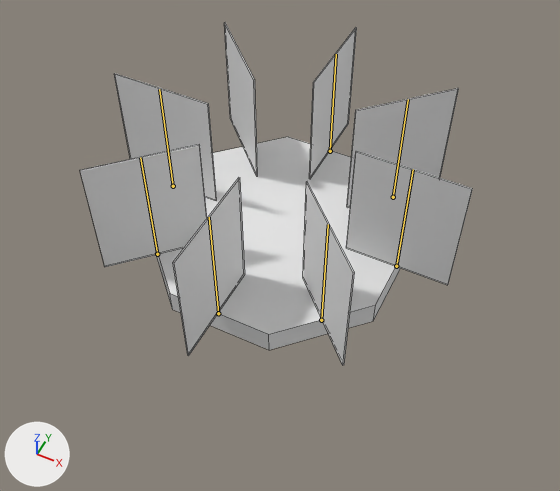
Before and after pictures for a commit that changed the Blender file Blender/RocketBase.blend.
One viewpoint serves both versions: a 50 mm camera at (1.93, -3.85, 4.76) aimed at (0.15, -0.29, 0.3). The axes (+X, +Y, +Z) are drawn at lower left. The lights are the same throughout. The bones that change are drawn over the model as lines. Mesh edges are drawn as thin lines.
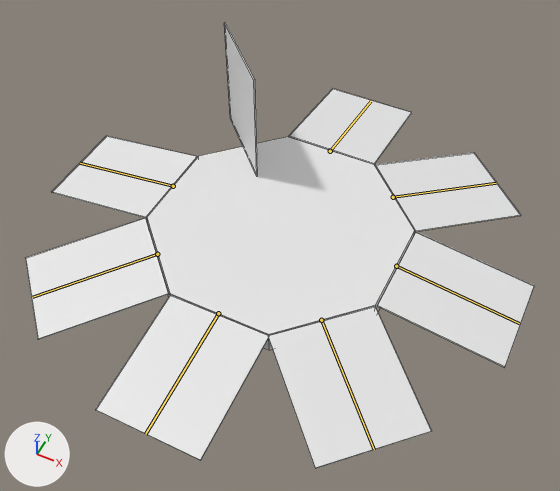
The newer file adds an action. The first version stands in its rest pose; the second is drawn at frame 0 of the action 'Opening'.

Boxes [x1, y1, x2, y2] around the edits, measured in the pictures (560 x 491 px):
```json
{"object": "Cube.001", "change": "posed", "before": [173, 178, 245, 356], "after": [95, 295, 268, 460], "on screen": "138% wider, 7% shorter"}
{"object": "Cube.003", "change": "posed", "before": [347, 151, 473, 285], "after": [378, 232, 534, 367], "on screen": "24% wider"}
{"object": "Cube.002", "change": "posed", "before": [303, 181, 355, 365], "after": [268, 307, 432, 468], "on screen": "211% wider, 12% shorter"}
{"object": "Cube.008", "change": "posed", "before": [80, 145, 207, 267], "after": [26, 218, 168, 340], "on screen": "12% wider"}
{"object": "Cube.004", "change": "posed", "before": [347, 88, 459, 208], "after": [375, 152, 521, 232], "on screen": "30% wider, 33% shorter"}
{"object": "Cube.007", "change": "posed", "before": [114, 73, 217, 201], "after": [51, 136, 197, 218], "on screen": "41% wider, 36% shorter"}
{"object": "Cube.005", "change": "posed", "before": [309, 28, 357, 179], "after": [289, 89, 412, 164], "on screen": "153% wider, 50% shorter"}
{"bone": "Bone_Panel005", "before": "(173, 186) to (159, 89)", "after": "(173, 186) to (80, 163)"}
{"bone": "Bone_Panel006", "before": "(157, 254) to (140, 157)", "after": "(157, 254) to (32, 297)"}
{"bone": "Bone_Panel007", "before": "(218, 313) to (209, 217)", "after": "(218, 313) to (145, 434)"}
{"bone": "Bone_Panel008", "before": "(321, 320) to (328, 224)", "after": "(321, 320) to (374, 449)"}
{"bone": "Bone_Panel001", "before": "(396, 266) to (413, 169)", "after": "(396, 266) to (519, 323)"}
{"bone": "Bone_Panel002", "before": "(393, 197) to (408, 99)", "after": "(393, 197) to (496, 183)"}
{"bone": "Bone_Panel003", "before": "(330, 151) to (336, 54)", "after": "(330, 151) to (371, 101)"}
```

Scene script edits in JSON lines:
```json
{"block": "bone_bone_panel005", "where": "bone_bone_panel005 = bpy.data.objects['Armature'].pose.bones['Bone_Panel005']  # child of 'Bone_005'"}
{"op": "set", "path": "bone_bone_panel005.rotation_euler", "old": "(0.0, 0.0, 0.0)", "new": "(1.71, 1.571, 0.0)", "note": "degrees (0, 0, 0) -> degrees (98, 90, 0)"}
{"block": "bone_bone_panel006", "where": "bone_bone_panel006 = bpy.data.objects['Armature'].pose.bones['Bone_Panel006']  # child of 'Bone_006'"}
{"op": "set", "path": "bone_bone_panel006.rotation_euler", "old": "(0.0, 0.0, 0.0)", "new": "(1.71, 1.571, 0.0)", "note": "degrees (0, 0, 0) -> degrees (98, 90, 0)"}
{"block": "bone_bone_panel007", "where": "bone_bone_panel007 = bpy.data.objects['Armature'].pose.bones['Bone_Panel007']  # child of 'Bone_007'"}
{"op": "set", "path": "bone_bone_panel007.rotation_euler", "old": "(0.0, 0.0, 0.0)", "new": "(1.71, 1.571, 0.0)", "note": "degrees (0, 0, 0) -> degrees (98, 90, 0)"}
{"block": "bone_bone_panel008", "where": "bone_bone_panel008 = bpy.data.objects['Armature'].pose.bones['Bone_Panel008']  # child of 'Bone_008'"}
{"op": "set", "path": "bone_bone_panel008.rotation_euler", "old": "(0.0, 0.0, 0.0)", "new": "(1.71, 1.571, 0.0)", "note": "degrees (0, 0, 0) -> degrees (98, 90, 0)"}
{"block": "bone_bone_panel001", "where": "bone_bone_panel001 = bpy.data.objects['Armature'].pose.bones['Bone_Panel001']  # child of 'Bone_001'"}
{"op": "set", "path": "bone_bone_panel001.rotation_euler", "old": "(0.0, 0.0, 0.0)", "new": "(1.71, 1.571, 0.0)", "note": "degrees (0, 0, 0) -> degrees (98, 90, 0)"}
{"block": "bone_bone_panel002", "where": "bone_bone_panel002 = bpy.data.objects['Armature'].pose.bones['Bone_Panel002']  # child of 'Bone_002'"}
{"op": "set", "path": "bone_bone_panel002.rotation_euler", "old": "(0.0, 0.0, 0.0)", "new": "(1.71, 1.571, 0.0)", "note": "degrees (0, 0, 0) -> degrees (98, 90, 0)"}
{"block": "bone_bone_panel003", "where": "bone_bone_panel003 = bpy.data.objects['Armature'].pose.bones['Bone_Panel003']  # child of 'Bone_003'"}
{"op": "set", "path": "bone_bone_panel003.rotation_euler", "old": "(0.0, 0.0, 0.0)", "new": "(1.71, 1.571, 0.0)", "note": "degrees (0, 0, 0) -> degrees (98, 90, 0)"}
```
